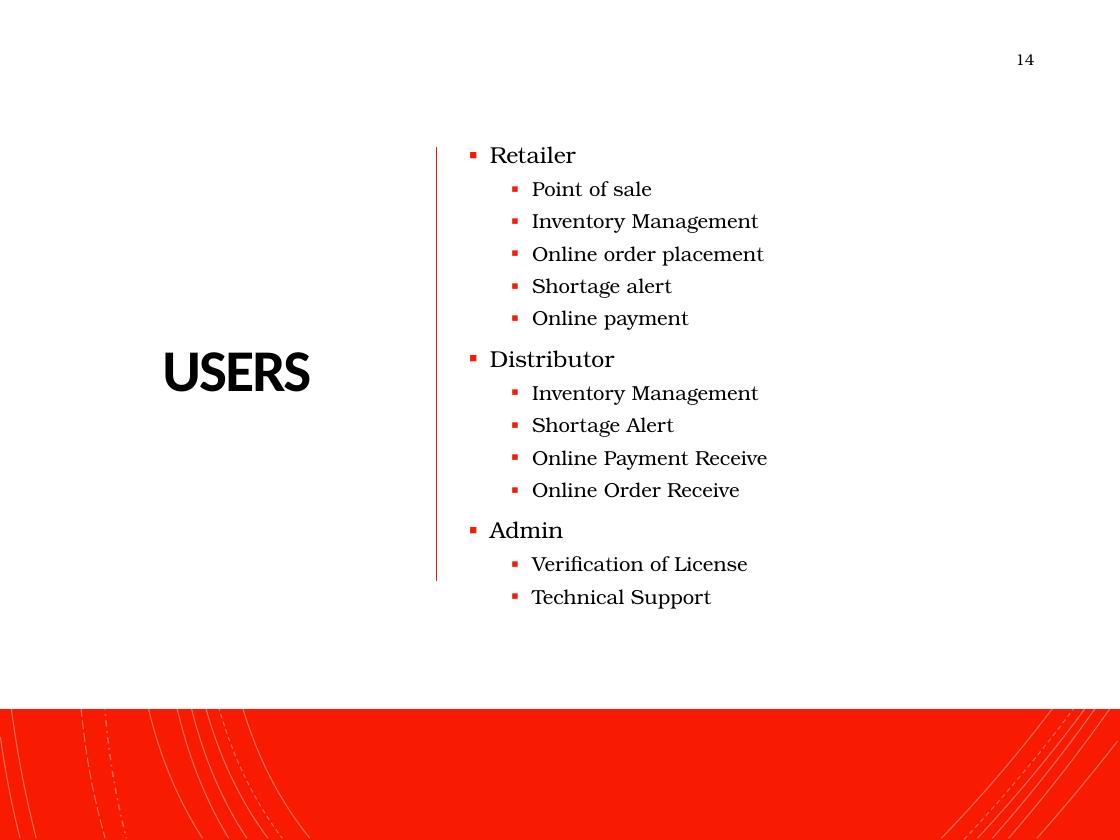
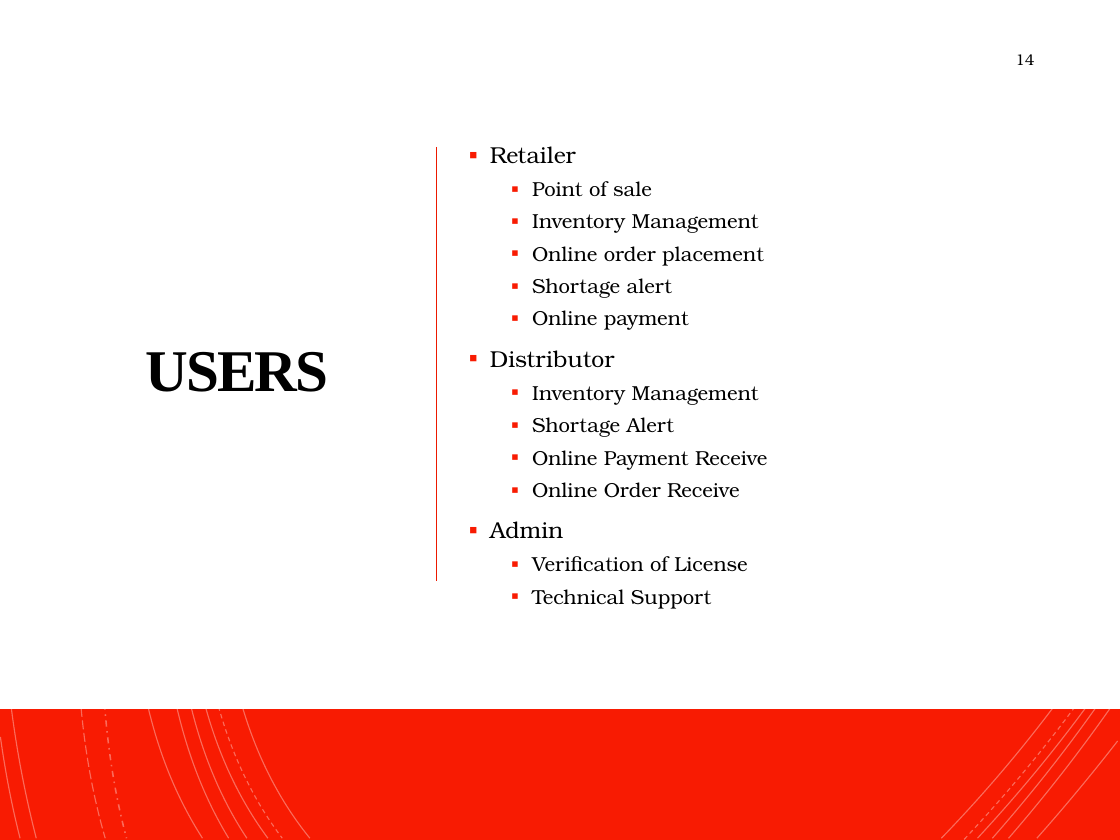
Before and after one commit to abdullah098/Final-year-proj, a slide deck: slide 14 of 10%/New after comments.pptx. Drawn at 1120x840 pixels with LibreOffice and Linux fonts; fonts in the diff are those of the drawing. Boxes give left, top, right and bottom in pixels: in the first picture for what was removed or moved away, otherwise in the second. Text is boxed around its words. In the diff, an @@ line names an element or a change of style, - is before the commit and + after.

```diff
--- a/10%/New after comments.pptx
+++ b/10%/New after comments.pptx
@@ title "USERS" at (145, 352, 329, 392): font Calibri to Times New Roman @@
```
Also in this commit, not shown: 6 other slides changed, 1 other file.
